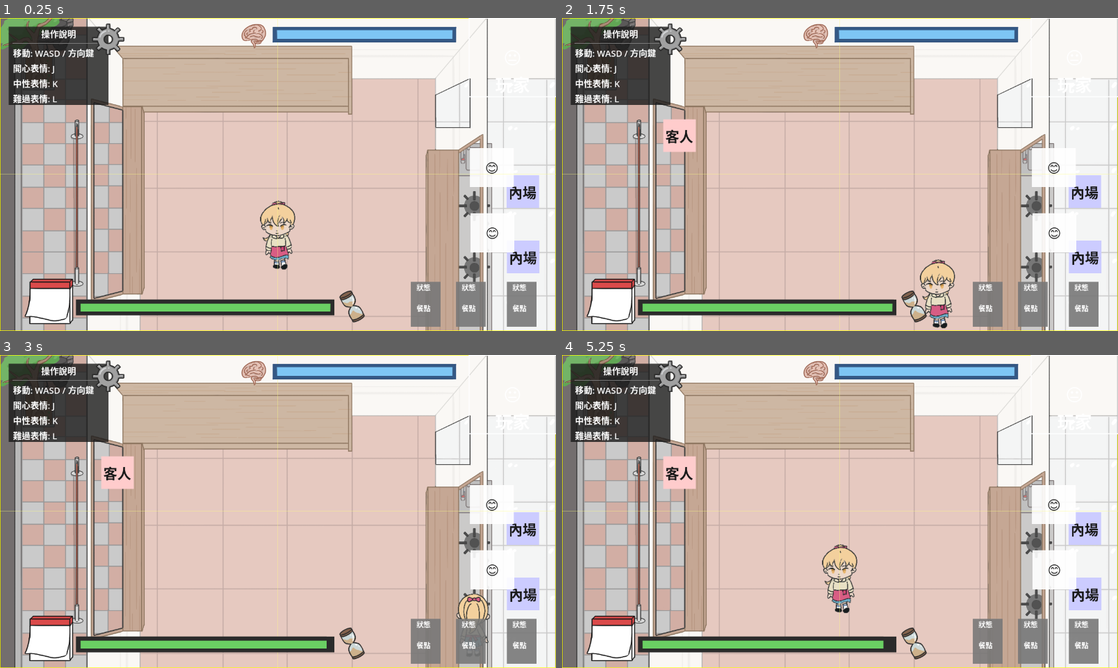
Above: before the commit, frames 1-4 (two rows, left to right).
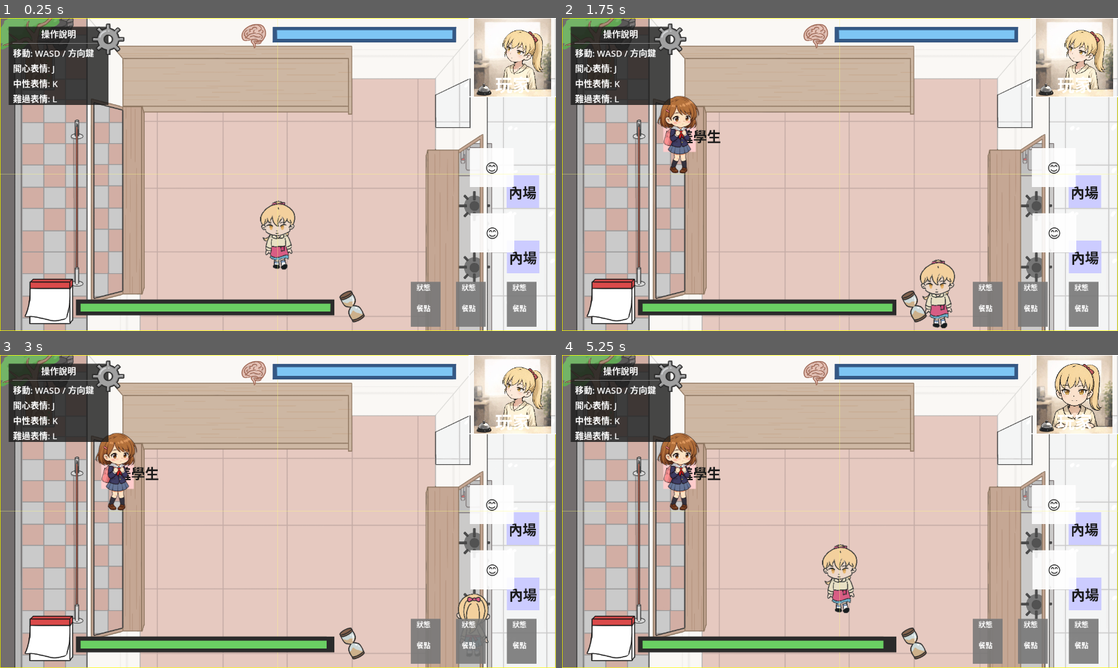
Above: after the commit, the same moments.

Repository: darkbtf/game-jam-2026-kcl
Game: Godot game, scene res://Scenes/main.tscn
The game is run twice, just before and just after one commit, with the same random seed, the same clock (stepped at 60 frames per second) and the same inputs.
Inputs:
- Up to frame 1 (0.25 s): no input
- Up to frame 2 (1.75 s): tap Enter (ui_accept) at 0.5, 0.77, 1.52 s; hold D (move_right) 0.53-1.28 s; hold J (expression_happy) 0.53-1.28 s; hold S (move_down) from 1.28 s (still down); tap K (expression_neutral) at 1.35 s
- Up to frame 3 (3 s): release S (move_down) at 2.03 s; hold D (move_right) 2.03-2.78 s; hold L (expression_sad) 2.03-2.78 s; hold W (move_up) from 2.78 s (still down); tap Shift (run) at 2.85 s
- Up to frame 4 (5.25 s): tap Enter (ui_accept) at 3.02, 3.77, 4.52 s; release W (move_up) at 3.53 s; hold A (move_left) 3.53-5.03 s; tap R at 3.6 s; tap J (expression_happy) at 4.35 s; hold S (move_down) from 5.03 s (still down); hold K (expression_neutral) from 5.03 s (still down)

The runs differ from the first frame. In frame 1, 2.6% of the frame differs, in the area x 85-100%, y 0-26%; in frame 2, 3.7%; in frame 3, 3.7%; in frame 4, 4.0%, in the area x 17-99%, y 0-50%.

Commit message:
add AI placeholders

Diff:
--- a/Objects/customer.tscn
+++ b/Objects/customer.tscn
@@ -21,6 +21,13 @@
 [node name="CollisionShape2D" type="CollisionShape2D" parent="."]
 shape = SubResource("RectangleShape2D_1")
 
+[node name="Sprite2D" type="Sprite2D" parent="."]
+offset = Vector2(0, 0)
+flip_h = true
+visible = true
+z_index = 3
+z_as_relative = false
+
 [node name="Label" type="Label" parent="."]
 offset_left = -32.0
 offset_top = -23.0
@@ -29,7 +36,7 @@
 theme_override_colors/font_color = Color(0.101960786, 0.101960786, 0.101960786, 1)
 theme_override_font_sizes/font_size = 32
 text = "客人"
-z_index = 1
+z_index = 2
 z_as_relative = false
 show_behind_parent = false
 
--- a/Scenes/ui.tscn
+++ b/Scenes/ui.tscn
@@ -162,6 +162,16 @@
 grow_vertical = 0
 script = ExtResource("2")
 
+[node name="TextureRect" type="TextureRect" parent="PlayerFacePanel"]
+layout_mode = 1
+anchors_preset = 15
+anchor_right = 1.0
+anchor_bottom = 1.0
+grow_horizontal = 2
+grow_vertical = 2
+expand_mode = 1
+stretch_mode = 5
+
 [node name="Label" type="Label" parent="PlayerFacePanel"]
 layout_mode = 1
 anchors_preset = 8
@@ -178,6 +188,7 @@
 text = "😐"
 horizontal_alignment = 1
 vertical_alignment = 1
+visible = false
 
 [node name="TitleLabel" type="Label" parent="PlayerFacePanel"]
 layout_mode = 1
--- a/Scripts/customer.gd
+++ b/Scripts/customer.gd
@@ -32,6 +32,9 @@
 		# 如果找不到，也嘗試大寫的 group 名稱（兼容性）
 		game_manager = get_tree().get_first_node_in_group("GameManager")
 
+	# 設置客戶圖片
+	set_customer_texture()
+
 	# 確保所有視覺元素可見並設置正確的 z_index
 	if has_node("ColorRect"):
 		var color_rect = $ColorRect
@@ -39,11 +42,18 @@
 		color_rect.z_index = 0
 		color_rect.z_as_relative = false
 
+	if has_node("Sprite2D"):
+		var sprite = $Sprite2D
+		sprite.z_index = 3
+		sprite.z_as_relative = false
+
 	if has_node("Label"):
 		var label = $Label
 		label.visible = true
-		label.z_index = 1
+		label.z_index = 2
 		label.z_as_relative = false
+		# 根據 personality 設置對應的名稱
+		label.text = get_customer_name()
 
 	if has_node("Bubble"):
 		var bubble = $Bubble
@@ -154,3 +164,58 @@
 
 func hide_customer_bubble():
 	$Bubble.visible = false
+
+func get_customer_name() -> String:
+	# 根據 personality 返回對應的名稱
+	match personality:
+		GameManager.CustomerPersonality.FRIENDLY:
+			return "友善"
+		GameManager.CustomerPersonality.NEUTRAL:
+			return "中性"
+		GameManager.CustomerPersonality.GRUMPY:
+			return "暴躁"
+		GameManager.CustomerPersonality.LOCAL_AUNTIE:
+			return "地方阿姨"
+		GameManager.CustomerPersonality.SHY_STUDENT:
+			return "害羞學生"
+		GameManager.CustomerPersonality.RUSHED_OFFICE:
+			return "趕時間上班族"
+		GameManager.CustomerPersonality.VLOGGER:
+			return "奇怪的 vlogger"
+		GameManager.CustomerPersonality.RUSHED_DELIVERY:
+			return "飆車外送員"
+		_:
+			return "客人"
+
+func set_customer_texture():
+	# 根據 personality 設置對應的圖片
+	if not has_node("Sprite2D"):
+		print("Customer: Sprite2D 節點不存在")
+		return
+
+	var sprite = $Sprite2D
+	var texture_path: String = ""
+
+	match personality:
+		GameManager.CustomerPersonality.LOCAL_AUNTIE:
+			texture_path = "res://Assets/customer_local_aunt.png"
+		GameManager.CustomerPersonality.SHY_STUDENT:
+			texture_path = "res://Assets/customer_shy_student.png"
+		GameManager.CustomerPersonality.RUSHED_OFFICE:
+			texture_path = "res://Assets/customer_salary_man.jpeg"
+		_:
+			# 其他 personality 類型保持默認（不設置圖片或使用默認圖片）
+			texture_path = ""
+
+	if texture_path != "":
+		var texture = load(texture_path)
+		if texture:
+			sprite.texture = texture
+			sprite.visible = true
+			print("Customer: 成功載入圖片 ", texture_path, " personality: ", personality)
+		else:
+			print("Customer: 無法載入圖片: ", texture_path)
+			sprite.visible = false
+	else:
+		sprite.visible = false
+		print("Customer: 無對應圖片，personality: ", personality)
--- a/Scripts/level_manager.gd
+++ b/Scripts/level_manager.gd
@@ -73,6 +73,10 @@
 	level1.max_customers = 3
 	level1.duration = 120.0
 
+	var shy_student_config = CustomerSpawnConfig.new(
+		GameManager.CustomerPersonality.SHY_STUDENT,
+		1.0
+	)
 	var friendly_config = CustomerSpawnConfig.new(
 		GameManager.CustomerPersonality.FRIENDLY,
 		1.0
@@ -85,9 +89,8 @@
 		GameManager.CustomerPersonality.GRUMPY,
 		1.0
 	)
-	level1.customer_spawn_configs.append(friendly_config)
-	level1.customer_spawn_configs.append(neutral_config)
-	level1.customer_spawn_configs.append(grumpy_config)
+	level1.customer_spawn_configs.append(auntie_config)
+	level1.customer_spawn_configs.append(shy_student_config)
 	levels.append(level1)
 
 	# Level 2: 進階關卡（包含所有客人類型，不同頻率）- 120秒
--- a/Scripts/ui_manager.gd
+++ b/Scripts/ui_manager.gd
@@ -6,6 +6,7 @@
 @onready var game_over_panel: Control = $GameOverPanel
 @onready var player_face_label: Label = $PlayerFacePanel/Label
 @onready var player_face_panel: Control = $PlayerFacePanel
+@onready var player_face_texture: TextureRect = $PlayerFacePanel/TextureRect
 
 var show_viewport_border: bool = true
 
@@ -49,9 +50,11 @@
 		player = get_node("../Player")
 	if not player:
 		player = get_tree().get_first_node_in_group("player")
-	if player:
-		# 確保 player 有 get_current_expression 方法
-		pass
+	if player and game_manager:
+		# 初始化玩家表情顯示
+		var expr = player.get_current_expression()
+		var is_expressing = player.is_expressing()
+		update_player_face_texture(expr, is_expressing)
 
 
 func _process(delta):
@@ -64,11 +67,10 @@
 	if player and game_manager:
 		var expr = player.get_current_expression()
 		var expr_name = game_manager.get_expression_name(expr)
-
-		# 更新玩家表情顯示（左下）
-		if player_face_label:
-			var emoji = get_expression_emoji(expr)
-			player_face_label.text = emoji
+		var is_expressing = player.is_expressing()
+
+		# 更新玩家表情顯示（使用圖片）
+		update_player_face_texture(expr, is_expressing)
 	elif not game_manager:
 		# 如果 game_manager 還沒找到，嘗試重新獲取
 		call_deferred("find_game_manager")
@@ -145,6 +147,34 @@
 		_:
 			return "😐"
 
+func update_player_face_texture(expr: GameManager.MaskType, is_expressing: bool):
+	if not player_face_texture:
+		return
+
+	var texture_path: String = ""
+
+	# 如果沒做表情，顯示 idle
+	if not is_expressing:
+		texture_path = "res://Assets/player_idle.png"
+	else:
+		# 根據表情顯示對應的圖片
+		match expr:
+			GameManager.MaskType.HAPPY:
+				texture_path = "res://Assets/player_smile.png"
+			GameManager.MaskType.NEUTRAL:
+				texture_path = "res://Assets/player_professional.png"
+			GameManager.MaskType.SAD:
+				texture_path = "res://Assets/player_sorry.png"
+			_:
+				texture_path = "res://Assets/player_idle.png"
+
+	if texture_path != "":
+		var texture = load(texture_path)
+		if texture:
+			player_face_texture.texture = texture
+		else:
+			print("無法載入玩家表情圖片: ", texture_path)
+
 func find_nearby_target() -> Node:
 	if not player:
 		return null
Binary file added: Assets/customer_local_aunt.png
Not shown, added: Assets/customer_local_aunt.png.import
Binary file added: Assets/customer_salary_man.jpeg
Not shown, added: Assets/customer_salary_man.jpeg.import
Binary file added: Assets/customer_shy_student.png
Not shown, added: Assets/customer_shy_student.png.import
Binary file added: Assets/player_broken.png
Not shown, added: Assets/player_broken.png.import
Binary file added: Assets/player_idle.png
Not shown, added: Assets/player_idle.png.import
Binary file added: Assets/player_professional.png
Not shown, added: Assets/player_professional.png.import
(and 6 more such lines)
